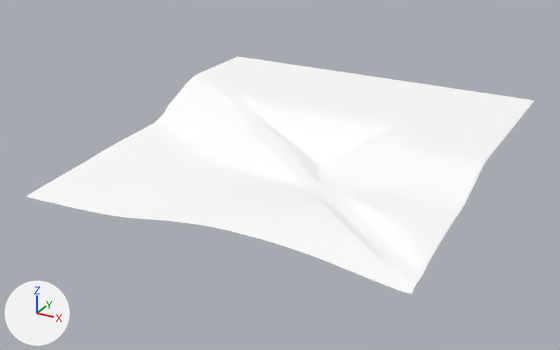
The glTF model games/yorimichi/assets/belmonte/meshes/SM_BM_BT_Terrain_2_3.glb as it was, and as the next commit left it.
Rendered twice from a 50 mm camera at (-158.0, -144.0, 209.0) aimed at (-392.0, 282.0, -4.0). Arrows for +X, +Y and +Z are at lower left; the lights stay in place. The picture after the commit comes second.

The older version as bpy lines, for what is in view:
```python
me_sm_bt_terrain_2_3 = bpy.data.meshes.new('SM_BT_Terrain_2_3')
me_sm_bt_terrain_2_3.from_pydata(...)  # 3448 vertices, 6741 faces; spans x -512.0..-256.0, y 168.0..424.0, z 0.0..30.0
me_sm_bt_terrain_2_3.materials.append(mat_bm_000_m_terrain_017)
ob_sm_bm_bt_terrain_2_3 = bpy.data.objects.new('SM_BM_BT_Terrain_2_3', me_sm_bt_terrain_2_3)
ob_sm_bm_bt_terrain_2_3.location = (0.0, 0.0, 0.0)
```
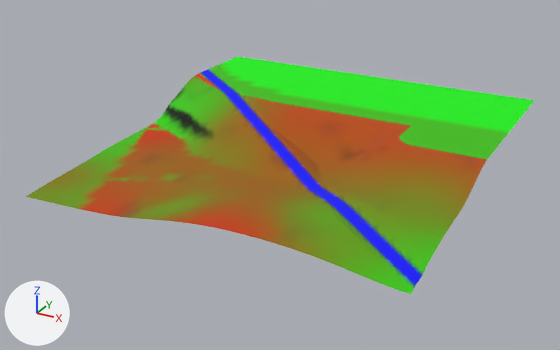
The edits, one by one:
me_sm_bt_terrain_2_3 has 3448 vertices, 6741 faces and spans x -512.0..-256.0, y 168.0..424.0, z 0.0..30.0.
me_sm_bt_terrain_2_3 is used by ob_sm_bm_bt_terrain_2_3; location (0.0, 0.0, 0.0).
me_sm_bt_terrain_2_3 part 1: 2210 faces centred in x -512.0..-257.0, y 168.0..421.0, z 3.0..30.0 are repainted in the vertex colours; the middle colour goes from white #ffffff to green #3fc000.
me_sm_bt_terrain_2_3 part 2: 637 faces centred in x -512.0..-257.0, y 170.0..363.0, z 2.0..30.0 are repainted in the vertex colours; the middle colour goes from white #ffffff to orange #b84700.
me_sm_bt_terrain_2_3 part 3: 1204 faces centred in x -511.0..-259.0, y 170.0..355.0, z 2.0..30.0 are repainted in the vertex colours; the middle colour goes from white #ffffff to brown #9d5700.
me_sm_bt_terrain_2_3 part 4: 1160 faces centred in x -512.0..-257.0, y 173.0..374.0, z 8.0..30.0 are repainted in the vertex colours; the middle colour goes from white #ffffff to blue #0000fe.
me_sm_bt_terrain_2_3 part 5: 1530 faces centred in x -512.0..-257.0, y 170.0..370.0, z 0.0..30.0 are repainted in the vertex colours; the middle colour goes from white #ffffff to dark yellow #777c00.

Pixel boxes (x1, y1, x2, y2) of what changed, in the pictures (560 x 350 px):
part 1 of me_sm_bt_terrain_2_3, recoloured (white to green): (85, 56, 534, 294) in both
part 2 of me_sm_bt_terrain_2_3, recoloured: (84, 73, 487, 237) in both
part 3 of me_sm_bt_terrain_2_3, recoloured (white to brown): (82, 77, 484, 241) in both
part 4 of me_sm_bt_terrain_2_3, recoloured: (200, 70, 423, 286) in both
part 5 of me_sm_bt_terrain_2_3, recoloured (darker): (26, 72, 487, 274) in both
